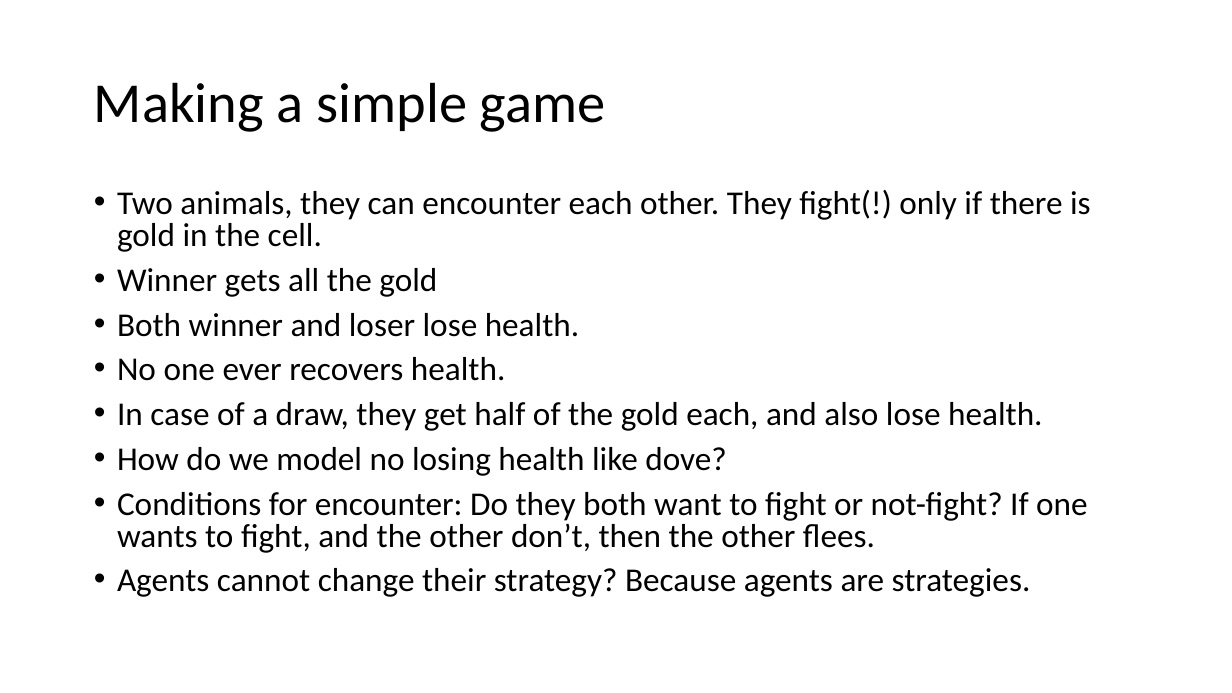
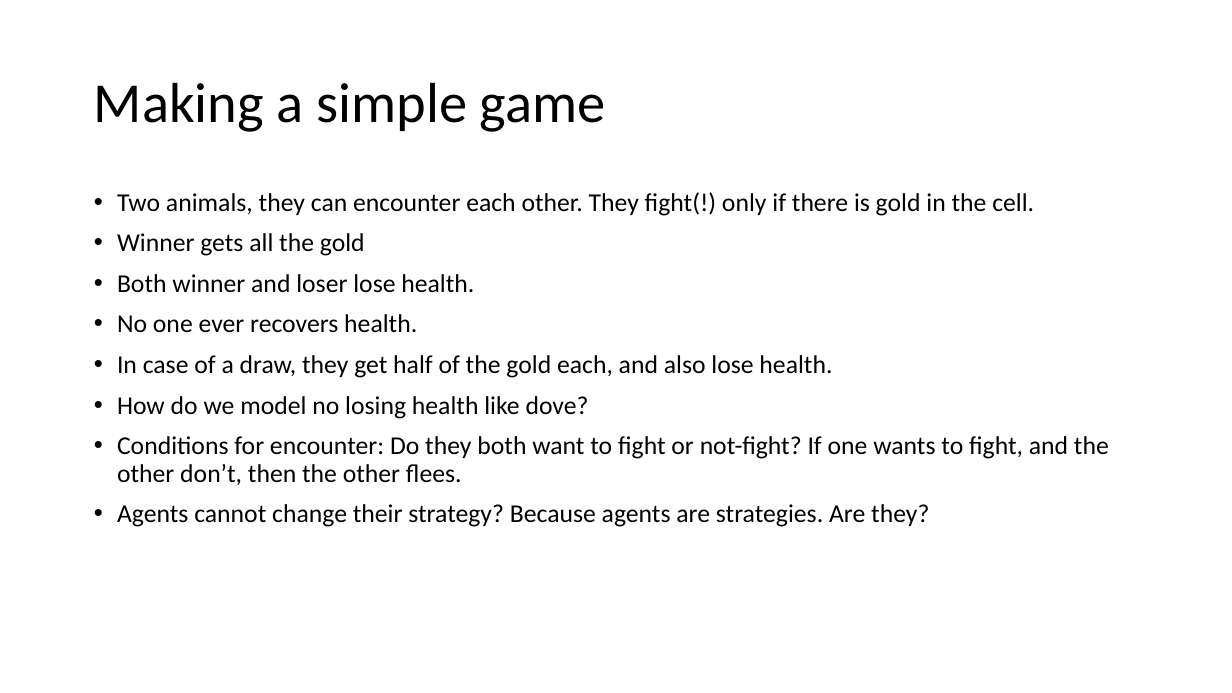
Before and after one commit to adhocmaster/Evolutionary-World-Simulator, a slide deck: slide 6 of docs/Architecture.pptx. Drawn at 1232x693 pixels with LibreOffice and Linux fonts; fonts in the diff are those of the drawing. Boxes give left, top, right and bottom in pixels: in the first picture for what was removed or moved away, otherwise in the second. Text is boxed around its words. In the diff, an @@ line names an element or a change of style, - is before the commit and + after.

Commit message:
started GoldHunters

```diff
--- a/docs/Architecture.pptx
+++ b/docs/Architecture.pptx
@@ text at <box>117,192,1109,485</box>: size 25.9 to 20 pt in "Two animals, they can encounter each other. ...", "Winner gets all the gold", "Both winner and loser lose health.", "No one ever recovers health." and 3 more places; line spacing 0.8 to 0.9 @@
@@ text at <box>117,504,929,527</box>: text changed; size 25.9 to 20 pt @@
-• Agents cannot change their strategy? Because agents are strategies.
+• Agents cannot change their strategy? Because agents are strategies. Are they?
```
Also in this commit, not shown: 4 other files.
